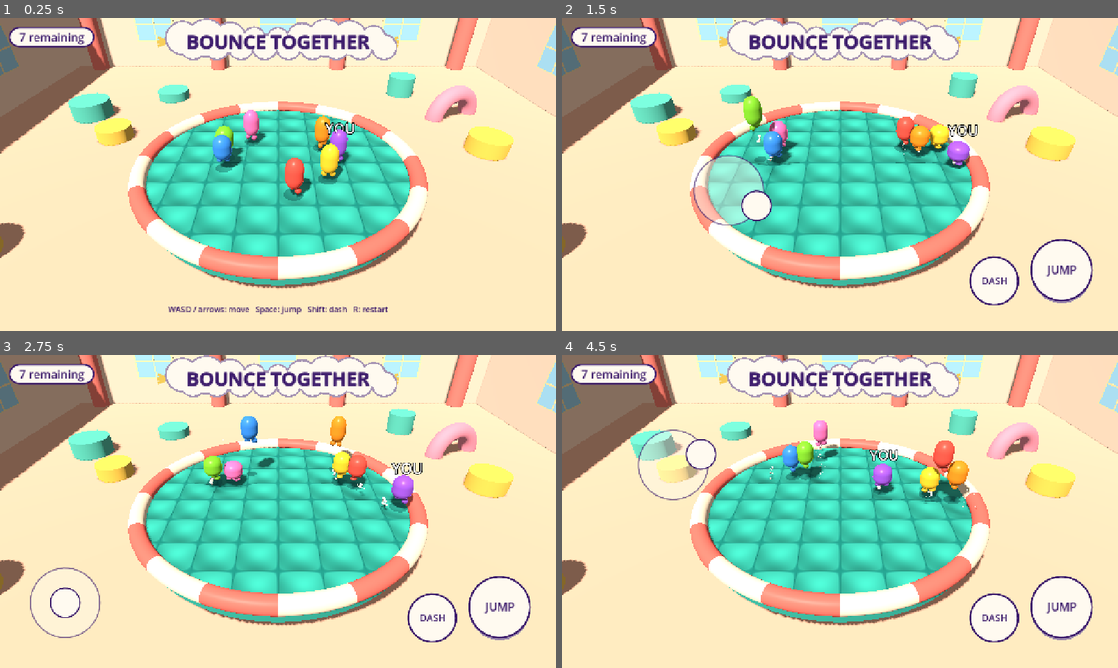
Above: before the commit, frames 1-4 (two rows, left to right).
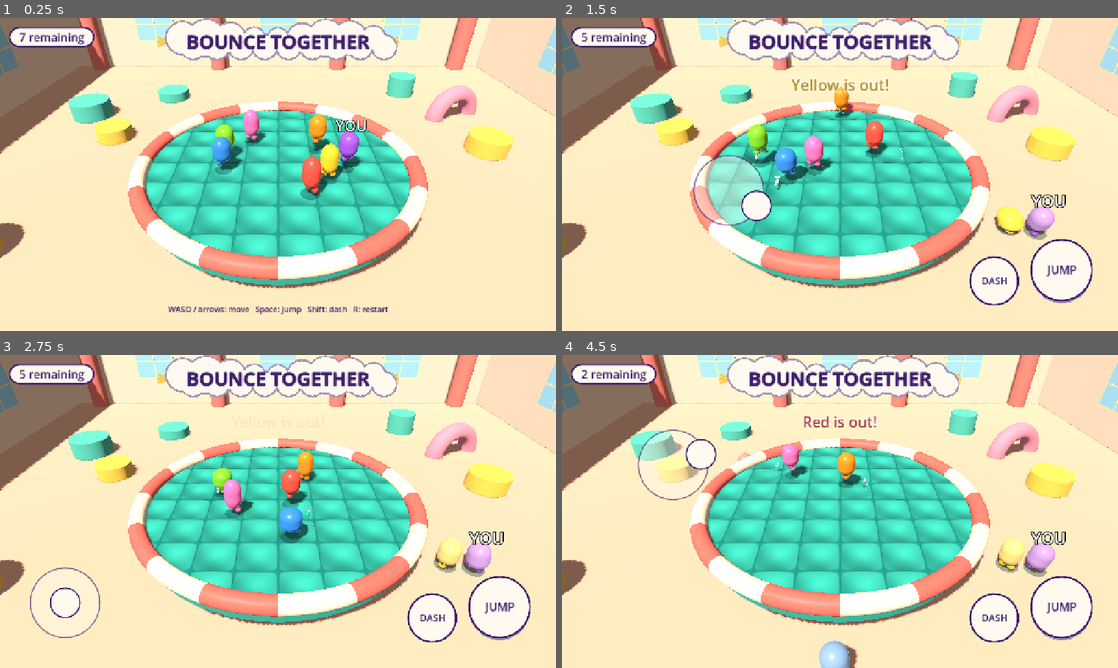
Above: after the commit, the same moments.

Repository: oronanschel/bounce-together
Game: Godot game, scene res://scenes/main.tscn
Two runs of this game, one before a commit and one after it. Both use one fixed random seed, a clock stepped at 60 frames per second and the inputs below.
Inputs (mouse positions are in pixels of both pictures, inside the frame that each line leads up to):
- Up to frame 1 (0.25 s): no input
- Up to frame 2 (1.5 s): move the mouse to (962, 158) at 0.52 s; hold D (move_right) 0.53-1.25 s; tap Shift (dash) at 0.6 s; click (962, 158) at 0.67 s; tap Space (jump) at 0.77 s; drag from (728, 190) to (812, 237) at 1.27 s
- Up to frame 3 (2.75 s): move the mouse to (333, 442) at 2.02 s; hold D (move_right) from 2.03 s (still down); tap Shift (dash) at 2.1 s
- Up to frame 4 (4.5 s): release D (move_right) at 2.75 s; drag from (812, 574) to (673, 464) at 2.77 s; move the mouse to (1006, 558) at 3.52 s; hold A (move_left) 3.53-4.25 s; tap Shift (dash) at 3.6 s; tap Space (jump) at 3.77 s; drag from (673, 464) to (756, 433) at 4.27 s

The runs differ from the first frame. In frame 1, 2.0% of the frame differs, in the area x 38-66%, y 30-59%; in frame 2, 5.5%, in the area x 3-91%, y 4-71%; in frame 3, 5.1%; in frame 4, 5.0%.

Commit message:
Tune closing-speed impacts for bot rounds
Assisted-by: Codex:GPT-6 (Karma42 agent codex-bouncer)

Diff:
--- a/scripts/main.gd
+++ b/scripts/main.gd
@@ -225,10 +225,11 @@
 			var direction := horizontal.normalized() if horizontal.length() > 0.001 else Vector2.RIGHT
 			var va := Vector2(a.impact_velocity.x, a.impact_velocity.z)
 			var vb := Vector2(b.impact_velocity.x, b.impact_velocity.z)
-			# Each bouncer's speed into the other adds to the push it delivers.
-			var a_strike := maxf(0.0, va.dot(direction)) * Tuning.HIT_SPEED_SCALE
+			# Closing speed reflects both bodies approaching, not just one side.
+			var closing_speed := maxf(0.0, (va - vb).dot(direction))
+			var a_strike := closing_speed * Tuning.HIT_SPEED_SCALE
 			a_strike += maxf(0.0, -a.impact_velocity.y) * Tuning.HIT_FALL_SCALE
-			var b_strike := maxf(0.0, -vb.dot(direction)) * Tuning.HIT_SPEED_SCALE
+			var b_strike := closing_speed * Tuning.HIT_SPEED_SCALE
 			b_strike += maxf(0.0, -b.impact_velocity.y) * Tuning.HIT_FALL_SCALE
 			var to_b := minf(Tuning.HIT_MAX_IMPULSE, Tuning.HIT_IMPULSE + a_strike)
 			var to_a := minf(Tuning.HIT_MAX_IMPULSE, Tuning.HIT_IMPULSE + b_strike)
--- a/scripts/physics_tuning.gd
+++ b/scripts/physics_tuning.gd
@@ -19,11 +19,11 @@
 const JUMP_BUFFER_SECONDS := 0.12
 const HIT_CONTROL_FACTOR := 0.3
 const HIT_CONTROL_SECONDS := 0.2
-const DASH_IMPULSE := 8.0
+const DASH_IMPULSE := 12.0
 const DASH_COOLDOWN := 1.0
-const HIT_SPEED_SCALE := 0.55
+const HIT_SPEED_SCALE := 1.2
 const HIT_FALL_SCALE := 0.2
-const HIT_MAX_IMPULSE := 15.0
+const HIT_MAX_IMPULSE := 20.0
 const RIM_INSET := 0.55
 const RIM_HEIGHT := 1.4
 const RIM_BREAK_SPEED := 10.0
@@ -31,7 +31,7 @@
 const RIM_COOLDOWN := 0.35
 const HIT_DISTANCE := 1.12
 const HIT_COOLDOWN := 0.55
-const HIT_IMPULSE := 2.0
+const HIT_IMPULSE := 5.0
 const HIT_LIFT := 2.0
 const HIT_VERTICAL_RANGE := 1.2
 const BOT_THINK_SECONDS := 0.3
@@ -40,4 +40,4 @@
 const BOT_JUMP_DISTANCE_SQUARED := 5.0
 const BOT_JUMP_CHANCE := 0.2
 const BOT_DASH_DISTANCE_SQUARED := 16.0
-const BOT_DASH_CHANCE := 0.3
+const BOT_DASH_CHANCE := 0.4
--- a/tests/feel_smoke.gd
+++ b/tests/feel_smoke.gd
@@ -43,5 +43,17 @@
 	for i in 30:
 		await physics_frame
 	assert(absf(p.velocity.x) < 0.5, "Player kept sliding after release")
-	print("FEEL CHECK PASSED: rebound height=%.2f; rim hold and stop passed" % (apex - low_y))
+	game.start_round()
+	p = game.players[0]
+	for i in range(1, game.players.size()):
+		game.players[i].set_physics_process(false)
+		game.players[i].position = Vector3(30 + i * 2, 1, 0)
+	p.position = Vector3(10, 1, 0)
+	p.velocity = Vector3.ZERO
+	for i in 120:
+		await physics_frame
+		if p.is_out:
+			break
+	assert(p.is_out and game._remaining() == 6, "A bouncer falling beyond the arena was not eliminated")
+	print("FEEL CHECK PASSED: rebound height=%.2f; rim, stop and outside fall passed" % (apex - low_y))
 	quit()
--- /dev/null
+++ b/tests/round_duration_probe.gd
@@ -0,0 +1,15 @@
+extends SceneTree
+func _initialize() -> void:
+	call_deferred("run")
+func run() -> void:
+	var game = load("res://scenes/main.tscn").instantiate()
+	root.add_child(game)
+	for round_no in 10:
+		if round_no > 0:
+			game.start_round()
+		var ticks := 0
+		while not game.round_over and ticks < 5400:
+			await physics_frame
+			ticks += 1
+		print("ROUND ", round_no + 1, " elapsed=", ticks / 60.0, " remaining=", game._remaining())
+	quit()
Binary file added: docs/screenshots/impact-tuning.png
Not shown, changed: build/web-compact/index.pck.wasm
Not shown, changed: build/web/index.pck
